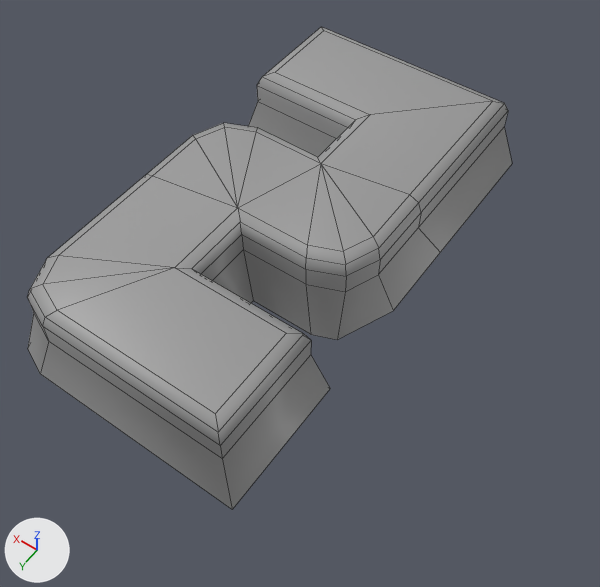
What one commit did to the FBX model Assets/- Asset Store/Custom/Numbers/Number_2.fbx.
Both versions are drawn from a camera (50 mm lens) standing at (-0.236, 0.308, 0.482) and looking at (-0.037, 0.03, 0.044). The lights are fixed; the arrows at lower left show +X, +Y and +Z. Mesh edges are drawn as thin lines. Where no turn or scale is listed for an object, it has been applied to the vertices.

Names of what the first picture shows: 'Number_2'.
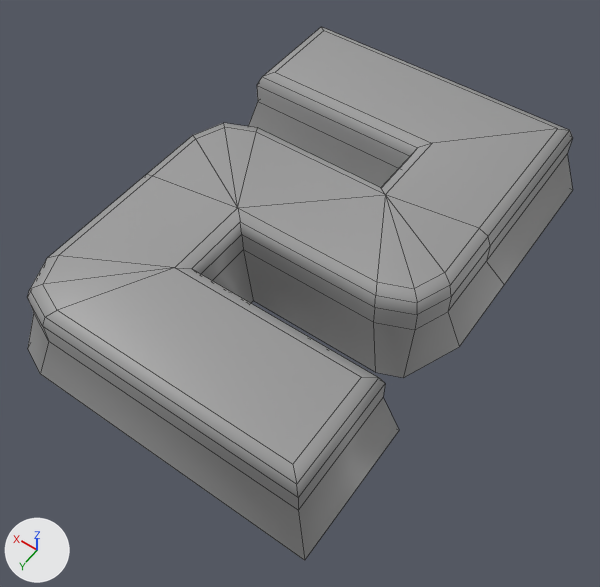
The newer file is also turned or shifted as a whole; pictures and numbers use the older file's frame.

Edits to the bpy script that builds the scene:
```text
Change me_cube_009:
    where me_cube_009.from_pydata(...)  # 100 vertices, 94 faces; spans x -0.093..0.093, y -0.174..0.173, z 0.037..0.1
    used by ob_number_2; location = (0.0, 0.0, 0.0)
    me_cube_009 part 1: all 20 vertices in x -0.093..-0.044, y 0.001..0.093, z 0.037..0.1 are moved by (-0.05, 0.0, 0.0)
    me_cube_009 part 2: all 10 vertices in x -0.01..0.011, y -0.092..-0.032, z 0.038..0.1 are moved by (-0.05, 0.0, 0.0)
    me_cube_009 part 3: all 5 vertices in x -0.093..-0.073, y -0.174..-0.155, z 0.038..0.1 are moved by (-0.05, 0.0, 0.0)
    me_cube_009 part 4: all 5 vertices in x -0.093..-0.073, y -0.062..-0.041, z 0.038..0.1 are moved by (-0.05, 0.0, 0.0)
    me_cube_009 part 5: all 5 vertices in x -0.093..-0.073, y 0.156..0.173, z 0.037..0.1 are moved by (-0.05, 0.0, 0.0)
```

Changed parts and their boxes [x1, y1, x2, y2] in the pictures (600 x 587 px; the box of a moved part takes in the faces that stretch with it):
'Number_2', reshaped (13% wider, 11% taller): before [27, 27, 512, 509]; after [27, 27, 573, 560]
part 1 of me_cube_009, moved or reshaped: before [176, 208, 393, 340]; after [176, 208, 459, 378]
part 2 of me_cube_009, moved or reshaped: before [238, 72, 373, 251]; after [238, 72, 444, 289]
part 3 of me_cube_009, moved or reshaped: before [276, 27, 503, 115]; after [276, 27, 568, 143]
part 4 of me_cube_009, moved or reshaped: before [321, 101, 512, 310]; after [385, 129, 573, 347]
part 5 of me_cube_009, moved or reshaped: before [40, 268, 330, 509]; after [40, 268, 399, 560]
